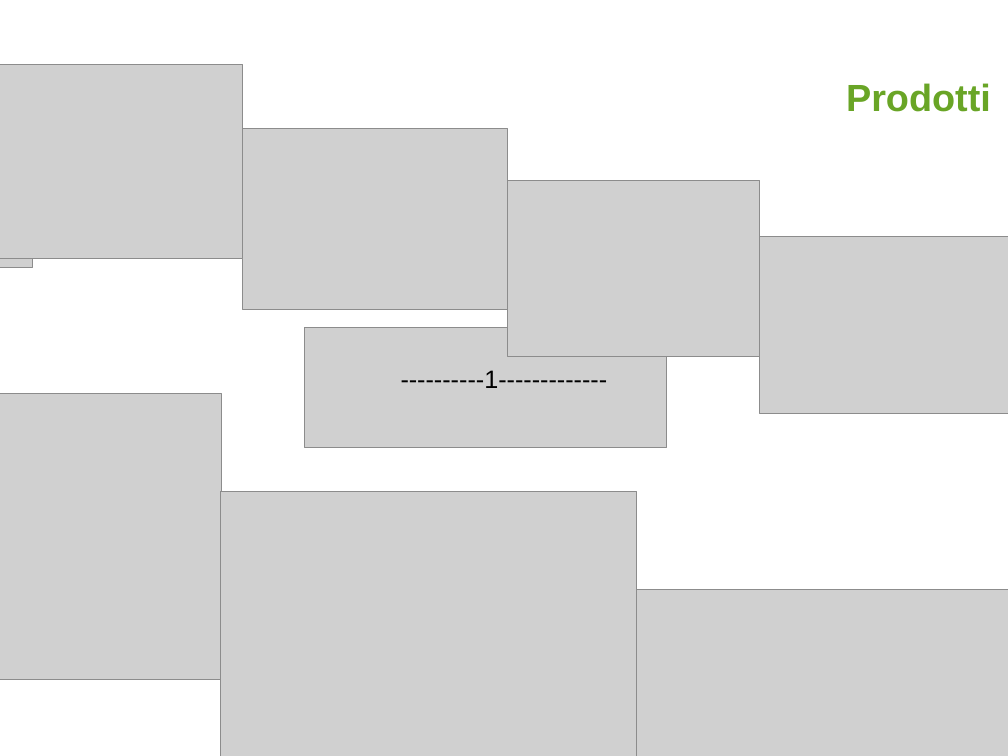
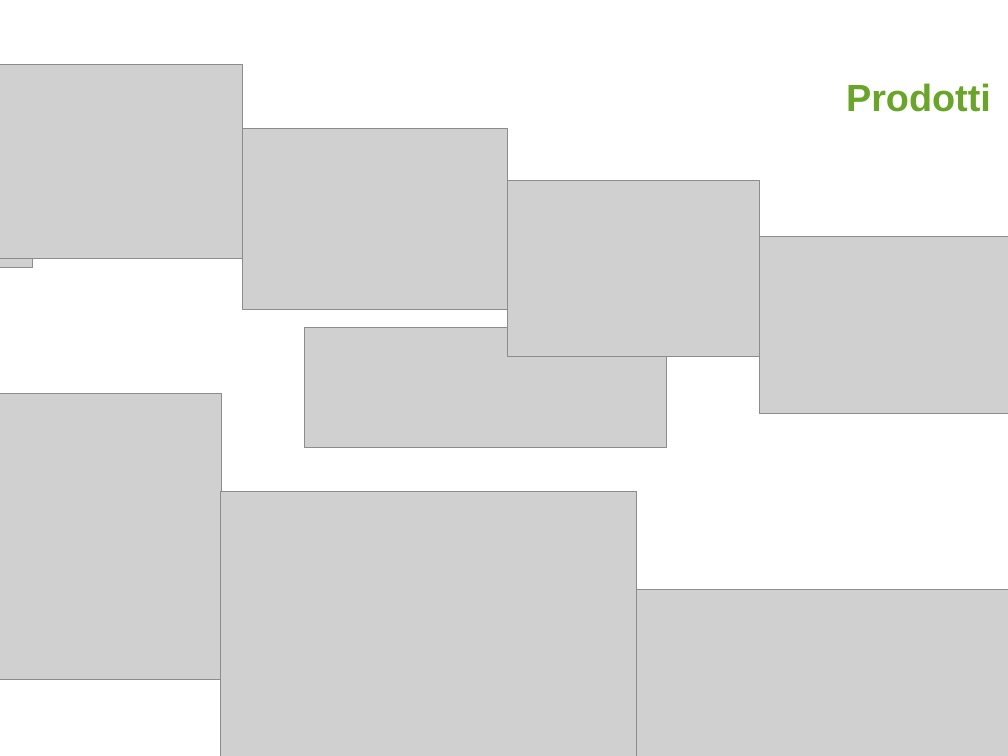
Before and after one commit to AlessioTommasi-supsi/iotProject, a slide deck: slide 3 of docs/tesi/MSE_Master Thesis_Presentation_AlessioTommasi PostIncontro.pptx. Drawn at 1008x756 pixels with LibreOffice and Linux fonts; fonts in the diff are those of the drawing; grey boxes stand for pictures; background and template pictures are left out. Boxes give left, top, right and bottom in pixels: in the first picture for what was removed or moved away, otherwise in the second. Text is boxed around its words. In the diff, an @@ line names an element or a change of style, - is before the commit and + after.

```diff
--- a/docs/tesi/MSE_Master Thesis_Presentation_AlessioTommasi PostIncontro.pptx
+++ b/docs/tesi/MSE_Master Thesis_Presentation_AlessioTommasi PostIncontro.pptx
@@ text removed at (401,370,608,388) @@
-----------1-------------
```
Also in this commit, not shown: 1 other slide changed, 1 slide added, 1 slide removed, 2 other files.
